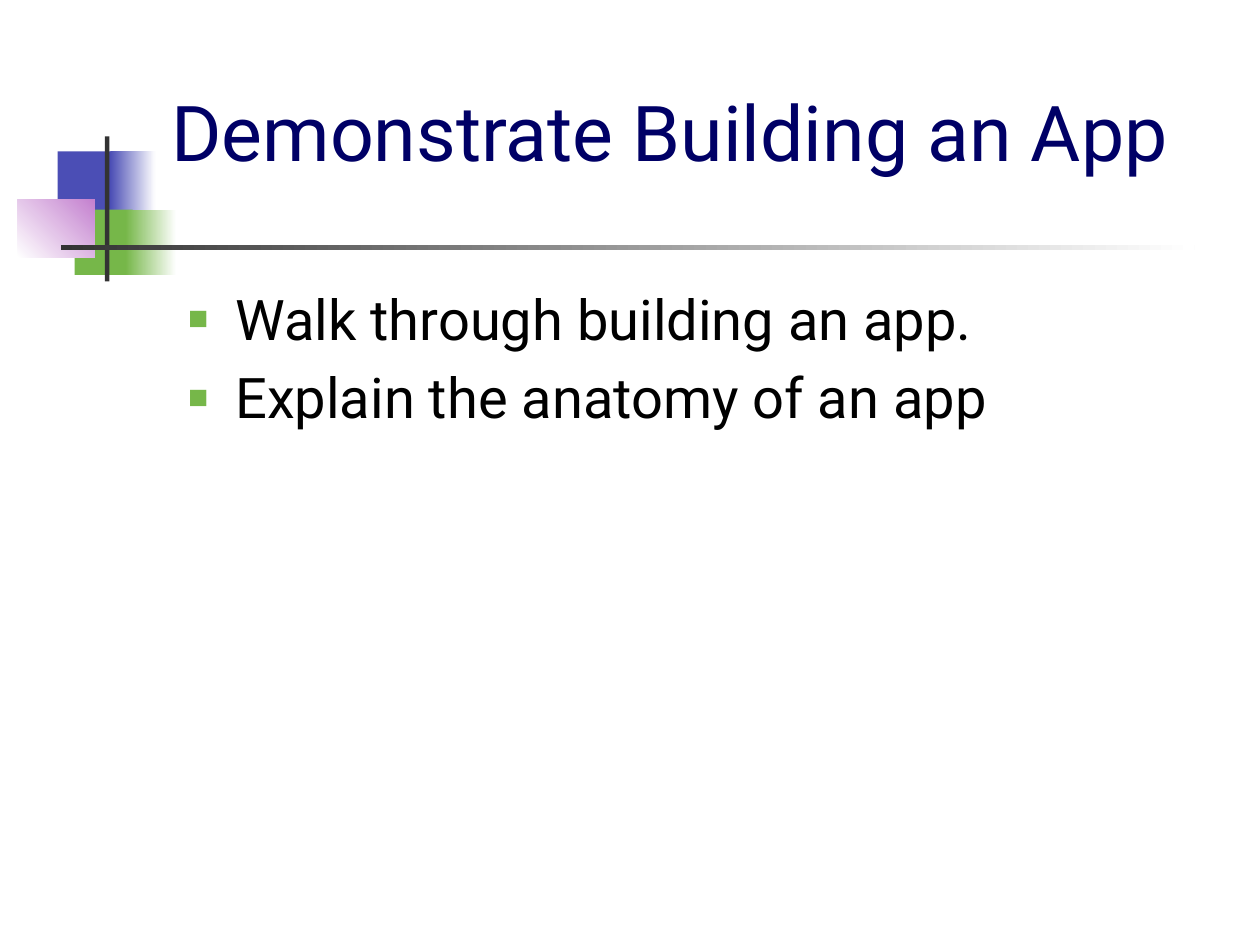
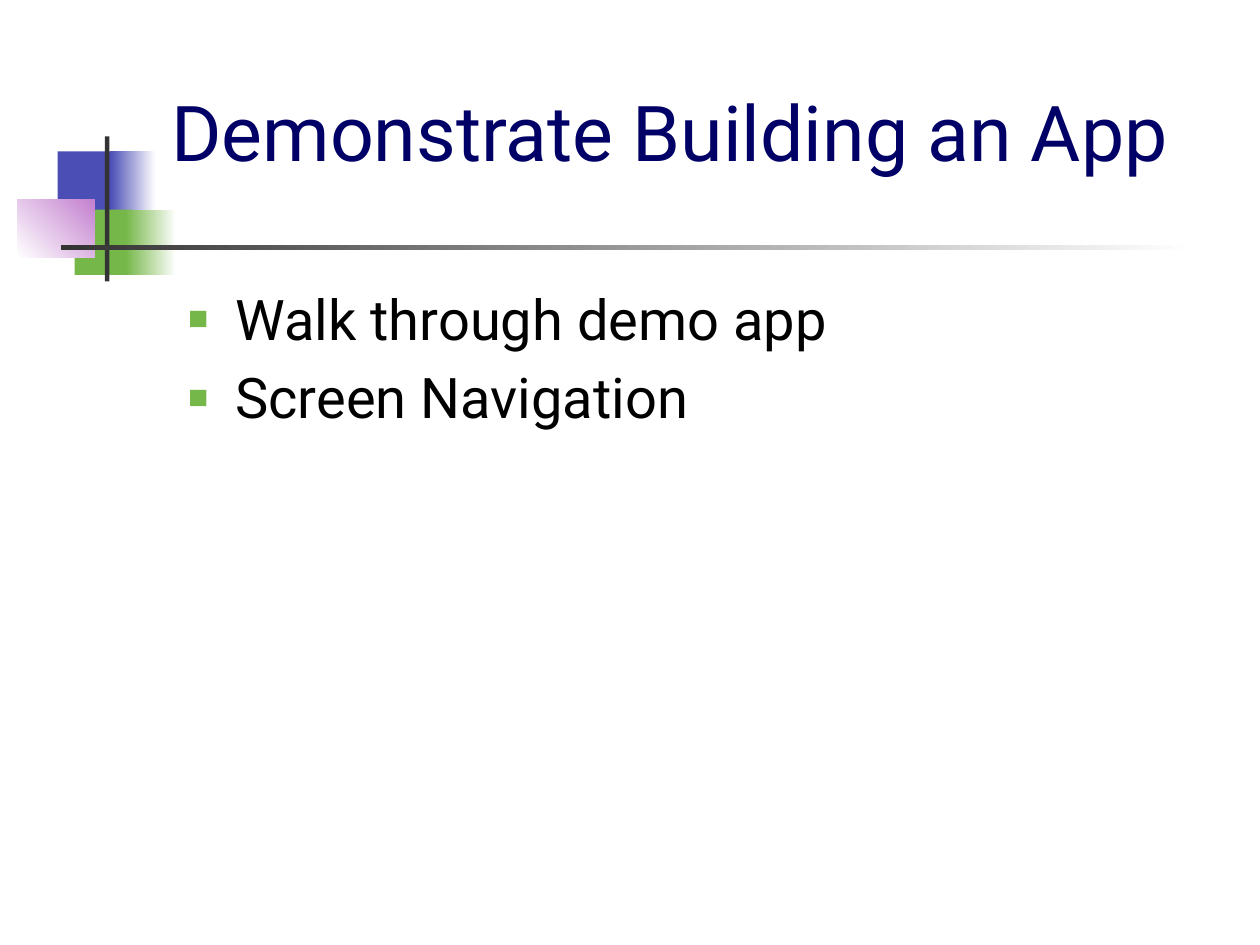
Before and after one commit to fernandozamoraj/xna-mobile-cazual-games, a slide deck: slide 7 of artifacts/XNA Programming on Windows Phone 7.pptx (slide 6 before the commit). Drawn at 1260x945 pixels with LibreOffice and Linux fonts; fonts in the diff are those of the drawing. Boxes give left, top, right and bottom in pixels: in the first picture for what was removed or moved away, otherwise in the second. Text is boxed around its words. In the diff, an @@ line names an element or a change of style, - is before the commit and + after.

Commit message:
update changes for DumbMonkeyScreen

```diff
--- a/artifacts/XNA Programming on Windows Phone 7.pptx
+++ b/artifacts/XNA Programming on Windows Phone 7.pptx
@@ text at bbox=[235, 298, 826, 430]: text changed @@
-■ Walk through building an app.
-■ Explain the anatomy of an app
+■ Walk through demo app
+■ Screen Navigation
```
Also in this commit, not shown: 1 slide added, 11 other files.
